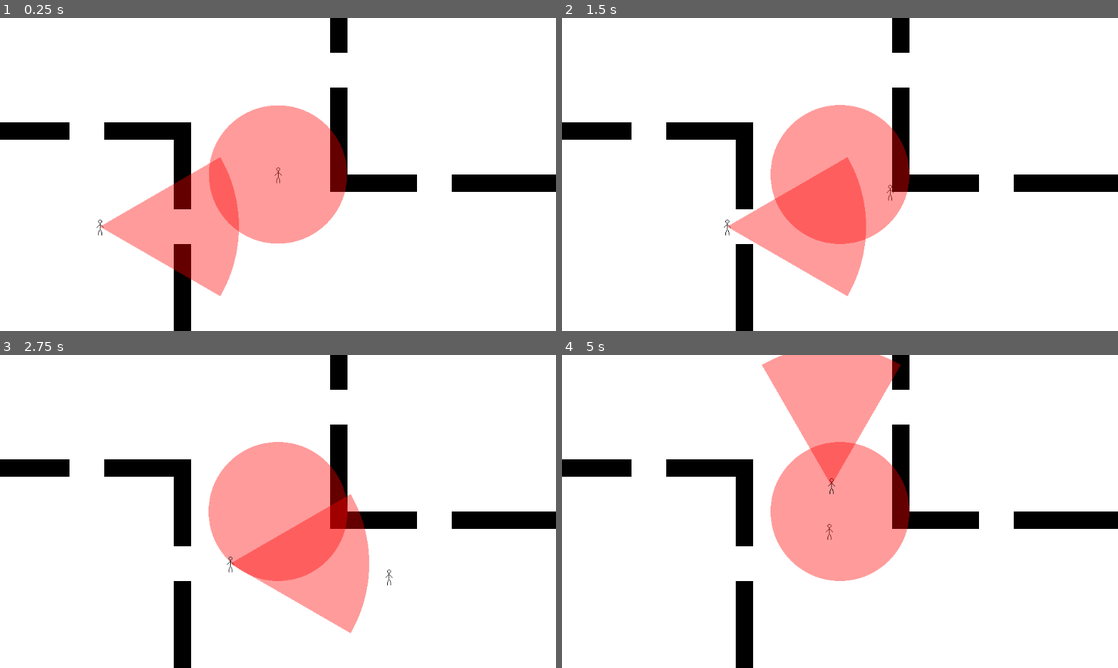
Above: before the commit, frames 1-4 (two rows, left to right).
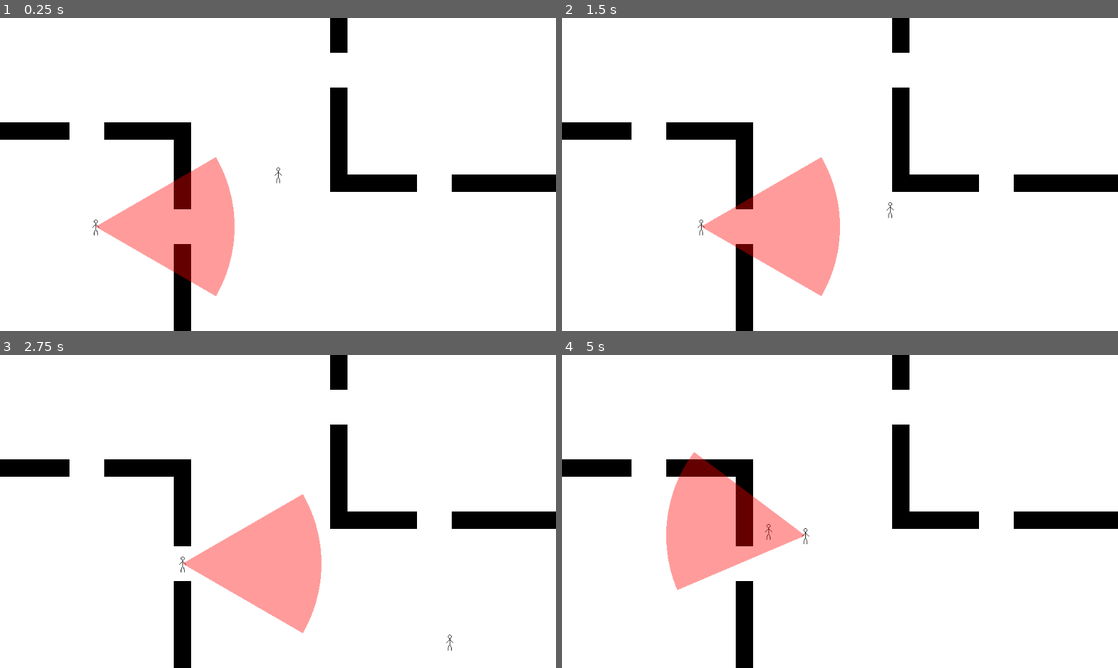
Above: after the commit, the same moments.

Repository: the-all-stack/gwj-igc-2026
Game: Godot game, scene res://stages/test_stage.tscn
The game is run twice, just before and just after one commit, with the same random seed, the same clock (stepped at 60 frames per second) and the same inputs.
Inputs:
- Up to frame 1 (0.25 s): no input
- Up to frame 2 (1.5 s): hold D (move_right) 0.53-1.28 s; hold S (move_down) from 1.28 s (still down)
- Up to frame 3 (2.75 s): release S (move_down) at 2.03 s; hold D (move_right) from 2.03 s (still down)
- Up to frame 4 (5 s): release D (move_right) at 2.78 s; hold W (move_up) 2.78-3.53 s; hold A (move_left) from 3.53 s (still down)

The runs differ from the first frame. In frame 1, 9.2% of the frame differs, in the area x 16-63%, y 28-89%; in frame 2, 11%; in frame 3, 12%; in frame 4, 19%, in the area x 18-63%, y 0-76%.

Commit message:
basic chase behavior

Diff:
--- a/characters/bounty_hunter/bounty_hunter.gd
+++ b/characters/bounty_hunter/bounty_hunter.gd
@@ -1,5 +1,5 @@
 @tool
-extends Node2D
+class_name BountyHunter extends Node2D
 
 var tween: Tween
 
--- a/characters/bounty_hunter/bounty_hunter.tscn
+++ b/characters/bounty_hunter/bounty_hunter.tscn
@@ -2,7 +2,7 @@
 
 [ext_resource type="Script" uid="uid://divdhjalnotud" path="res://characters/bounty_hunter/bounty_hunter.gd" id="1_chn1h"]
 
-[node name="BountyHunter" type="Node2D" unique_id=874562748]
+[node name="BountyHunter" type="Node2D" unique_id=670589263]
 script = ExtResource("1_chn1h")
 color = Color(1, 0, 0, 0.39215687)
 move_interval_low = 5.0
@@ -13,3 +13,4 @@
 base_size = 8.0
 move_size = 4.0
 resize_delay = 0.3
+metadata/_custom_type_script = "uid://divdhjalnotud"
--- a/characters/guard/guard.gd
+++ b/characters/guard/guard.gd
@@ -1,13 +1,62 @@
-extends Node2D
+class_name Guard extends Node2D
 
 @onready var body: CharacterBody2D = $CharacterBody2D
-@onready var cone: Node2D = $CharacterBody2D/VisionCone
+@onready var cone: VisionCone = $CharacterBody2D/VisionCone
 @onready var path: Path2D = $Path2D
 @onready var follow: PathFollow2D = $Path2D/PathFollow2D
 
-@export var speed: float
+@export var patrol_speed: float
+@export var patrol_snap_distance: float
+@export var chase_speed: float
+@export var catch_distance: float
+
+var seen_player: Player
+var is_chasing_player: bool
+var last_known_player_position: Vector2
+var is_returning_to_patrol: bool
 
 func _physics_process(delta: float) -> void:
-	follow.progress += speed * Game.tile_size * delta
+	if is_chasing_player:
+		chase(delta)
+	elif is_returning_to_patrol:
+		return_to_patrol(delta)
+	else:
+		patrol(delta)
+
+func move_toward_target(target: Vector2, speed: float, delta: float) -> void:
+	var velocity_error = (target - body.global_position) / delta
+	var max_speed_px = speed * Game.tile_size
+
+	cone.global_rotation = velocity_error.angle()
+	body.velocity = velocity_error.limit_length(max_speed_px)
+	body.move_and_slide()
+
+func chase(delta: float) -> void:
+	var target_position := seen_player.position if seen_player else last_known_player_position
+
+	move_toward_target(target_position, chase_speed, delta)
+
+	if body.global_position.distance_to(target_position) <= catch_distance:
+		is_chasing_player = false
+		is_returning_to_patrol = true
+
+func return_to_patrol(delta: float) -> void:
+	move_toward_target(follow.global_position, patrol_speed, delta)
+
+	if body.global_position.distance_to(follow.global_position) <= patrol_snap_distance:
+		is_returning_to_patrol = false
+
+func patrol(delta: float) -> void:
+	follow.progress += patrol_speed * Game.tile_size * delta
 	body.global_position = follow.global_position
 	cone.global_rotation = follow.global_rotation
+
+func _on_vision_cone_body_entered(body: Node2D) -> void:
+	if body is Player:
+		seen_player = body
+		is_chasing_player = true
+
+func _on_vision_cone_body_exited(body: Node2D) -> void:
+	if body is Player:
+		seen_player = null
+		last_known_player_position = body.global_position
--- a/characters/guard/guard.tscn
+++ b/characters/guard/guard.tscn
@@ -13,9 +13,13 @@
 }
 point_count = 5
 
-[node name="Guard" type="Node2D" unique_id=939775326]
+[node name="Guard" type="Node2D" unique_id=1260593566]
 script = ExtResource("1_lcryj")
-speed = 3.0
+patrol_speed = 2.0
+patrol_snap_distance = 0.01
+chase_speed = 4.0
+catch_distance = 0.5
+metadata/_custom_type_script = "uid://b3ih3jqlceu64"
 
 [node name="CharacterBody2D" type="CharacterBody2D" parent="." unique_id=1658555094]
 
@@ -34,3 +38,6 @@
 [node name="PathFollow2D" type="PathFollow2D" parent="Path2D" unique_id=579208614]
 position = Vector2(-352, 96)
 cubic_interp = false
+
+[connection signal="body_entered" from="CharacterBody2D/VisionCone" to="." method="_on_vision_cone_body_entered"]
+[connection signal="body_exited" from="CharacterBody2D/VisionCone" to="." method="_on_vision_cone_body_exited"]
--- a/characters/guard/vision_cone/vision_cone.gd
+++ b/characters/guard/vision_cone/vision_cone.gd
@@ -1,7 +1,7 @@
 @tool
-class_name VisionCone extends Node2D
+class_name VisionCone extends Area2D
 
-@onready var collision: CollisionPolygon2D = $Area2D/CollisionPolygon2D
+@onready var collision: CollisionPolygon2D = $CollisionPolygon2D
 
 @export var color: Color:
 	set(value):
--- a/characters/guard/vision_cone/vision_cone.tscn
+++ b/characters/guard/vision_cone/vision_cone.tscn
@@ -2,15 +2,14 @@
 
 [ext_resource type="Script" uid="uid://7voyp2jo8ud1" path="res://characters/guard/vision_cone/vision_cone.gd" id="1_xprlb"]
 
-[node name="VisionCone" type="Node2D" unique_id=814579350]
+[node name="VisionCone" type="Area2D" unique_id=1027707780]
+monitorable = false
 script = ExtResource("1_xprlb")
 color = Color(1, 0, 0, 0.39215687)
 angle = 60.0
 radius = 8.0
 metadata/_custom_type_script = "uid://7voyp2jo8ud1"
 
-[node name="Area2D" type="Area2D" parent="." unique_id=1188712768]
-
-[node name="CollisionPolygon2D" type="CollisionPolygon2D" parent="Area2D" unique_id=1101891393]
+[node name="CollisionPolygon2D" type="CollisionPolygon2D" parent="." unique_id=1101891393]
 visible = false
 polygon = PackedVector2Array(0, 0, 221.7025, -128, 224.3872, -123.23305, 226.96942, -118.409805, 229.44798, -113.53248, …(1008 unchanged characters)…
--- a/characters/player/player.gd
+++ b/characters/player/player.gd
@@ -1,4 +1,4 @@
-extends CharacterBody2D
+class_name Player extends CharacterBody2D
 
 @export var speed: float
 
--- a/characters/player/player.tscn
+++ b/characters/player/player.tscn
@@ -6,10 +6,11 @@
 [sub_resource type="CircleShape2D" id="CircleShape2D_w0uf1"]
 radius = 4.0
 
-[node name="Player" type="CharacterBody2D" unique_id=276129182]
+[node name="Player" type="CharacterBody2D" unique_id=649499379]
 motion_mode = 1
 script = ExtResource("1_rkbax")
 speed = 5.0
+metadata/_custom_type_script = "uid://crv6hoyc4fpsu"
 
 [node name="CollisionShape2D" type="CollisionShape2D" parent="." unique_id=1219478331]
 shape = SubResource("CircleShape2D_w0uf1")
--- a/stages/test_stage.tscn
+++ b/stages/test_stage.tscn
@@ -2,14 +2,14 @@
 
 [ext_resource type="PackedScene" uid="uid://b5ahv2wcmdttl" path="res://stages/base_stage.tscn" id="1_dywvm"]
 [ext_resource type="PackedScene" uid="uid://biq3wpw5eyc7d" path="res://characters/guard/guard.tscn" id="3_hh1an"]
-[ext_resource type="PackedScene" uid="uid://bw5mh02bjmjbo" path="res://characters/bounty_hunter/bounty_hunter.tscn" id="3_r1ki2"]
 
 [node name="BaseStage" unique_id=1097089589 instance=ExtResource("1_dywvm")]
 
 [node name="MapLayer" parent="." index="1" unique_id=408170780]
 tile_map_data = PackedByteArray("AAD6//7/AQABAAAAAAD6//v/AQAAAAAAAAD6//r/AQAAAAAAAAD6//n/AQAAAAAAAAD6//j/AQAAAAAAAAD6// …(10800 unchanged characters)…
 
-[node name="BountyHunter" parent="." index="3" unique_id=874562748 instance=ExtResource("3_r1ki2")]
+[node name="Player" parent="." index="2" unique_id=276129182]
+speed = 10.0
 
-[node name="Guard" parent="." index="4" unique_id=939775326 instance=ExtResource("3_hh1an")]
+[node name="Guard" parent="." index="3" unique_id=939775326 instance=ExtResource("3_hh1an")]
 position = Vector2(-352, 96)
